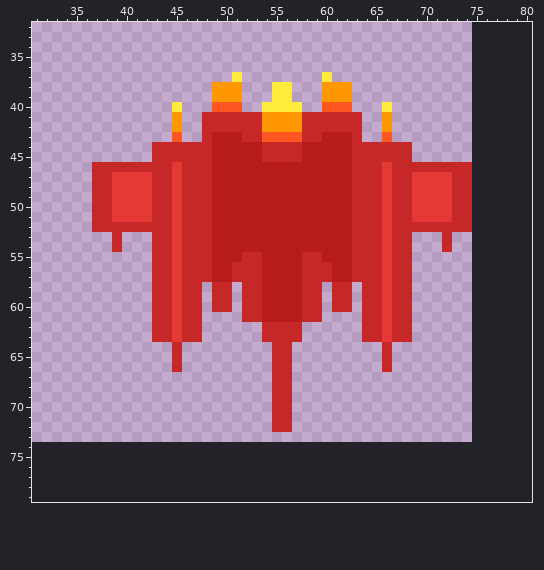
File history of a sprite sheet, enemy.gif. The picture above is the old version.
The file is 50x50 pixels. Shown: x 31..80, y 32..79. The old version is drawn lined up with the new one, on the new canvas.
And afterwards:
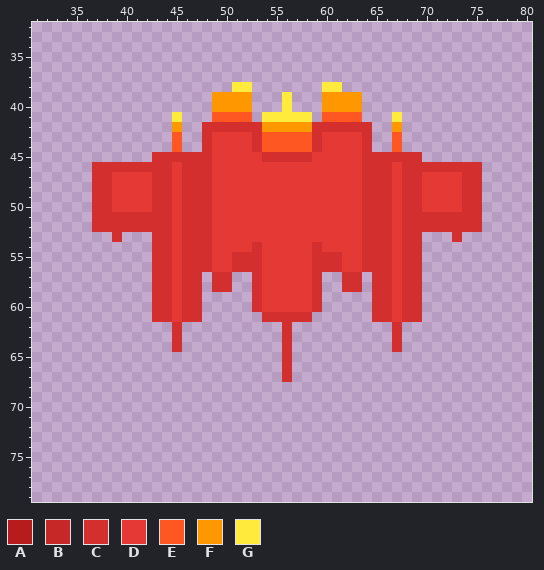
Palette (. is transparent): A #b71c1c  B #c62828  C #d32f2f  D #e53935  E #ff5722  F #ff9800  G #ffeb3b
What changed:
canvas 50x50 -> 100x100, the old top-left corner now at 25,24
Changed rows in their new state; - is an unchanged pixel.
first column x 37:
37 --------------.--------.---------------
38 ------------..GG--..---GG.-------------
39 ---------------F--.-------F------------
40 --------.---FFFF-..-.--FFFF--.---------
41 --------G--.EEEE.GGGGG.EEEE--.G--------
42 -----------CCCCCC----FCCCCCC-.F--------
43 -----------CDDDDC----ECDDDDC-.E--------
44 ------..E..CDDDDCEEEEECDDDDC..E.-------
45 ------CCCCCCDDDDDCCCCCDDDDDCCCCCC------
46 CCCCCCCC-CCCDDDDDDDDDDDDDDDCCCDCCCCCCCC
47 CC----CC-CCCDDDDDDDDDDDDDDDCCCDCC---DCC
48 CC----CC-CCCDDDDDDDDDDDDDDDCCCDCC---DCC
49 CC----CC-CCCDDDDDDDDDDDDDDDCCCDCC---DCC
50 CC----CC-CCCDDDDDDDDDDDDDDDCCCDCC---DCC
51 CCCCCCCC-CCCDDDDDDDDDDDDDDDCCCDCCCCCCCC
52 CCCCCCCC-CCCDDDDDDDDDDDDDDDCCCDCCCCCCCC
53 --C---CC-CCCDDDDDDDDDDDDDDDCCCDCC--.C--
54 --.---CC-CCCDDDDCDDDDDCDDDDCCCDCC--.---
55 ------CC-CCCDDCCCDDDDDCCCDDCCCDCC------
56 ------CC-CCCDDCCCDDDDDCCCDDCCCDCC------
57 ------CC-CC.CC..CDDDDDC..CC.CCDCC------
58 ------CC-CC-CC-.CDDDDDC-.CC.CCDCC------
59 ------CC-CC-..-.CDDDDDC-..-.CCDCC------
60 ------CC-CC-..-.CDDDDDC-..-.CCDCC------
61 ------CC-CC----..CCCCC.----.CCDCC------
62 ------..C..------..C.------...C.-------
63 ------..C..------..C.------...C.-------
64 --------C---------.C---------.C--------
65 --------.---------.C---------.---------
66 --------.---------.C---------.---------
67 ------------------.C-------------------
68 ------------------..-------------------
69 ------------------..-------------------
70 ------------------..-------------------
71 ------------------..-------------------
72 ------------------..-------------------
Pixel boxes of the changes (left, top, right, bottom) in both pictures:
changed: (92, 72, 482, 432)
